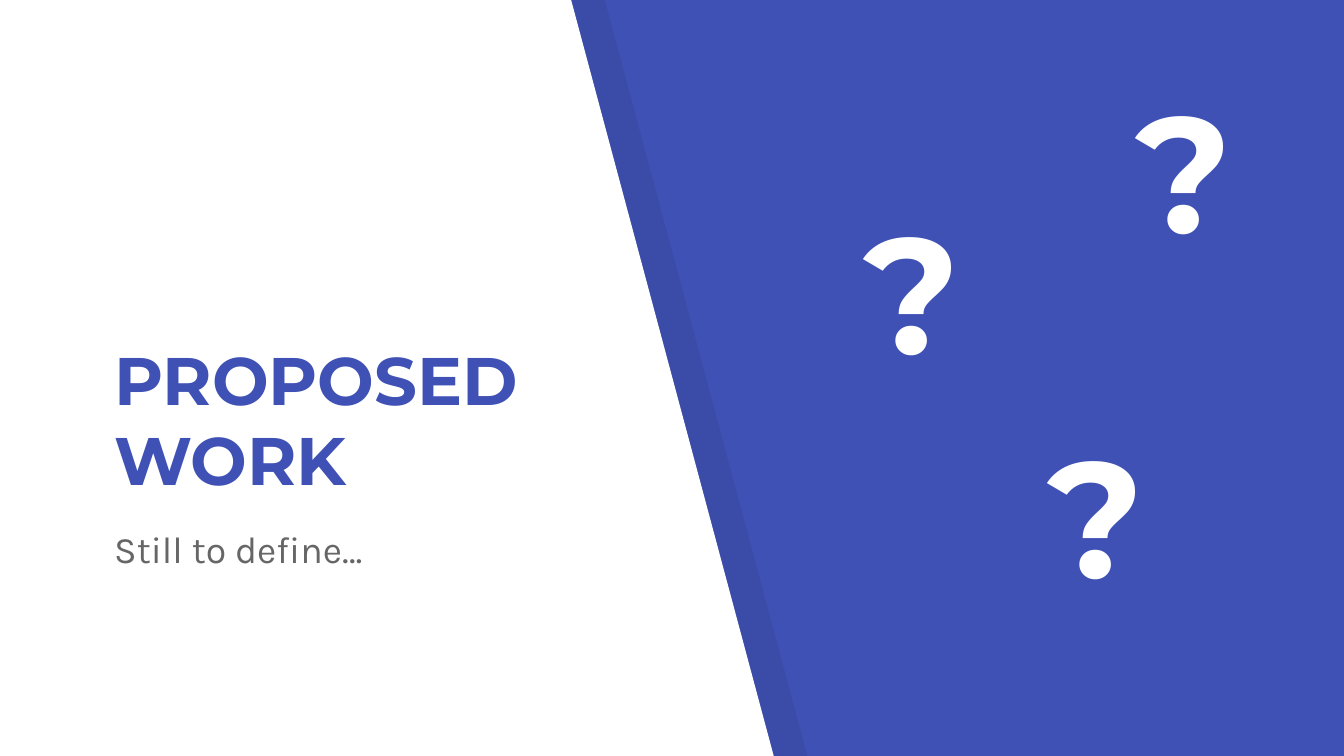
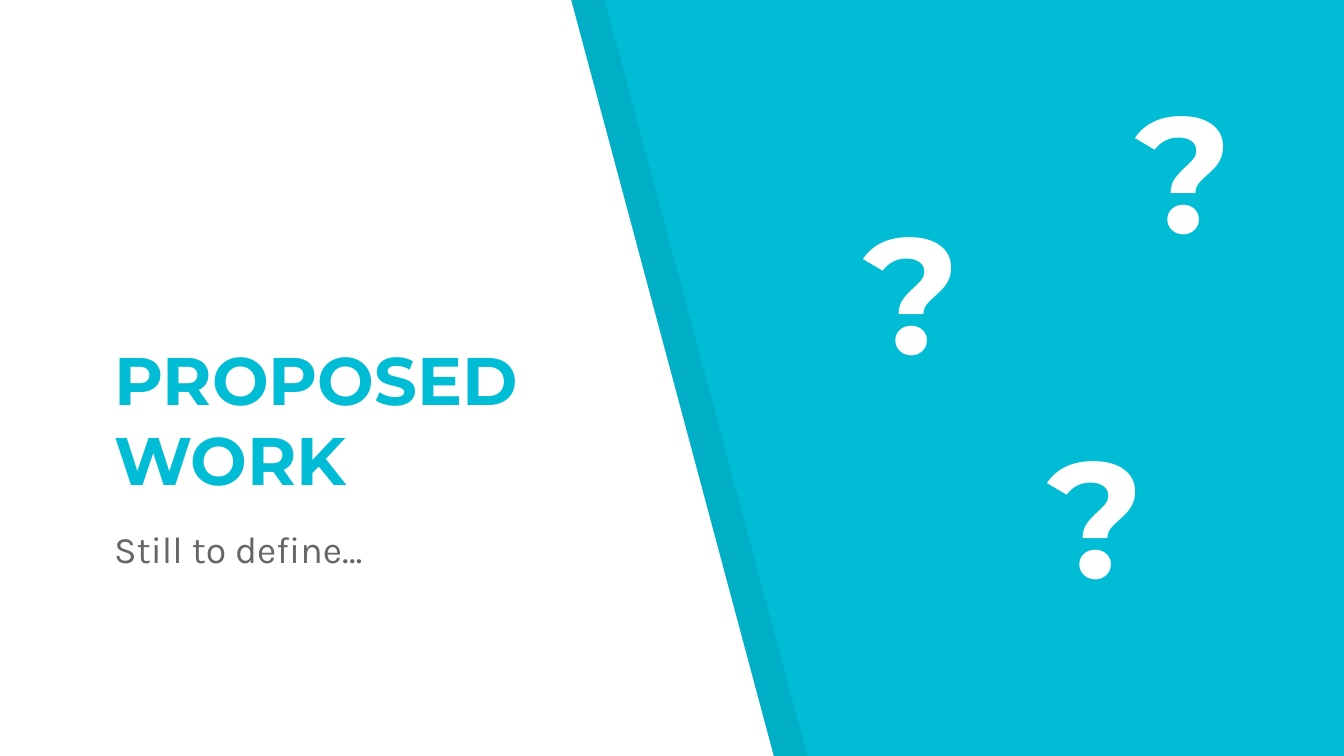
Before and after one commit to Faallen/VGIS8, a slide deck: slide 9 of Report/Computer Vision seminar presentation.pptx (slide 8 before the commit). Drawn at 1344x756 pixels with LibreOffice and Linux fonts; fonts in the diff are those of the drawing. Boxes give left, top, right and bottom in pixels: in the first picture for what was removed or moved away, otherwise in the second. Text is boxed around its words. In the diff, an @@ line names an element or a change of style, - is before the commit and + after.

```diff
--- a/Report/Computer Vision seminar presentation.pptx
+++ b/Report/Computer Vision seminar presentation.pptx
@@ background #3F51B5 to #00BCD4 @@
@@ text "PROPOSED WORK" at box(114, 357, 518, 486): text colour #3F51B5 to #00BCD4 @@
```
Also in this commit, not shown: 5 other slides changed, 1 slide added.
